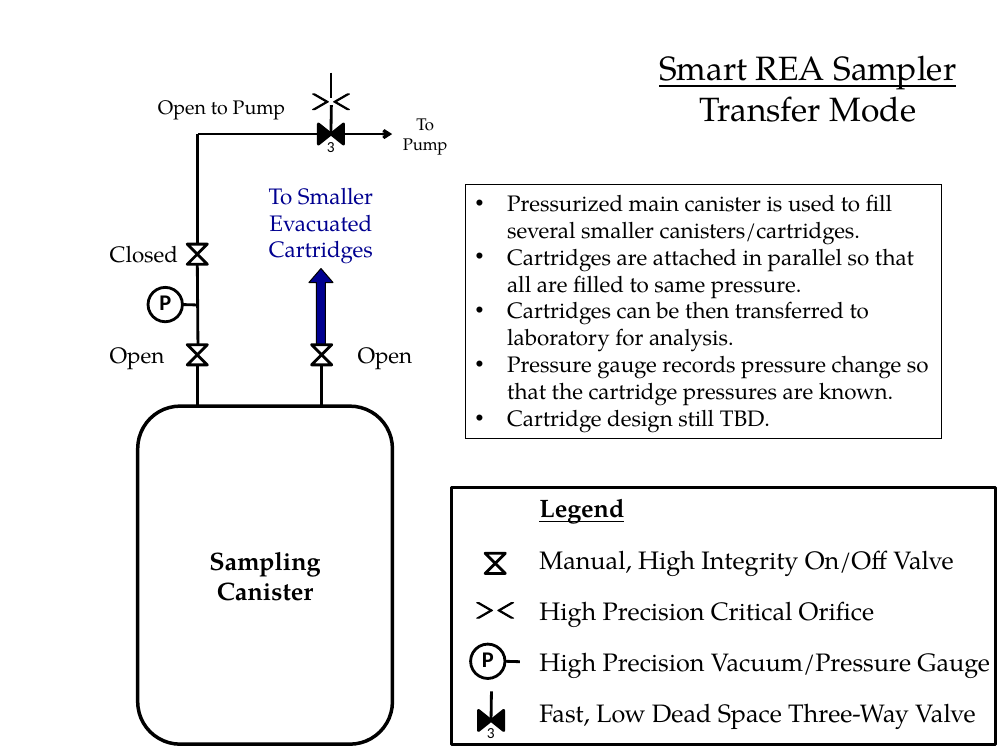
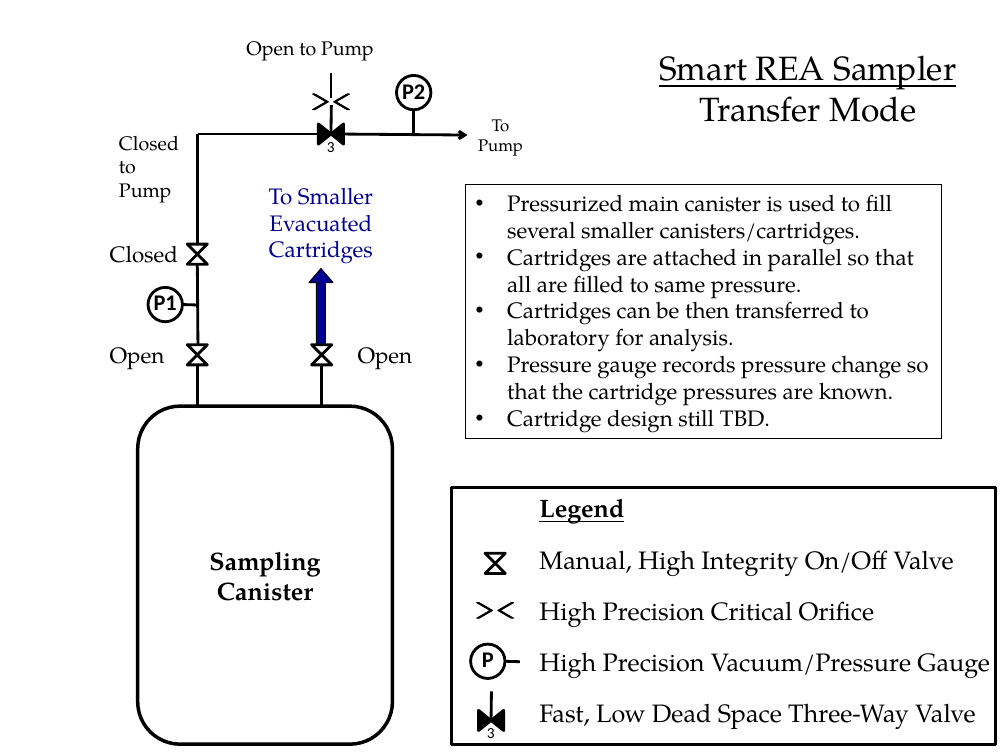
Before and after one commit to patricktokeeffe/smart-rea-sampler, a slide deck: slide 9 of doc/SamplingConfig.pptx (slide 5 before the commit). Drawn at 1008x756 pixels with LibreOffice and Linux fonts; fonts in the diff are those of the drawing. Boxes give left, top, right and bottom in pixels: in the first picture for what was removed or moved away, otherwise in the second. Text is boxed around its words. In the diff, an @@ line names an element or a change of style, - is before the commit and + after.

Commit message:
Revise system config presentation with research & revised config proposal
Current design results in high power consumption, mostly from pump
which flushes sample down tower to canisters/orifices/3-way valves.
Particular issues and revised proposal are added to the PowerPoint
presentation.

```diff
--- a/doc/SamplingConfig.pptx
+++ b/doc/SamplingConfig.pptx
@@ text "Open to Pump": place and size @@
-text "Open to Pump" at (158,100,285,120)
+text "Open to Pump" at (246,41,373,61)
@@ ellipse added at (396,76,430,110), outline #000000 2 pt, 16 pt, text #000000, bold @@
+P2
@@ line added from (413, 135) to (413, 110), #000000 2 pt @@
@@ text "To": place and size @@
-text "To" at (403,118,448,155)
+text "To" at (478,119,523,156)
@@ text added at (119,136,179,203), 14 pt, text #000000 @@
+Closed
+to Pump
@@ arrow moved from (344, 134) - (392, 134) to (344, 134) - (468, 135) @@
@@ text in ellipse at (154,292,177,317): text changed @@
-P
+P1
```
Also in this commit, not shown: 4 other slides changed, 7 slides added.
